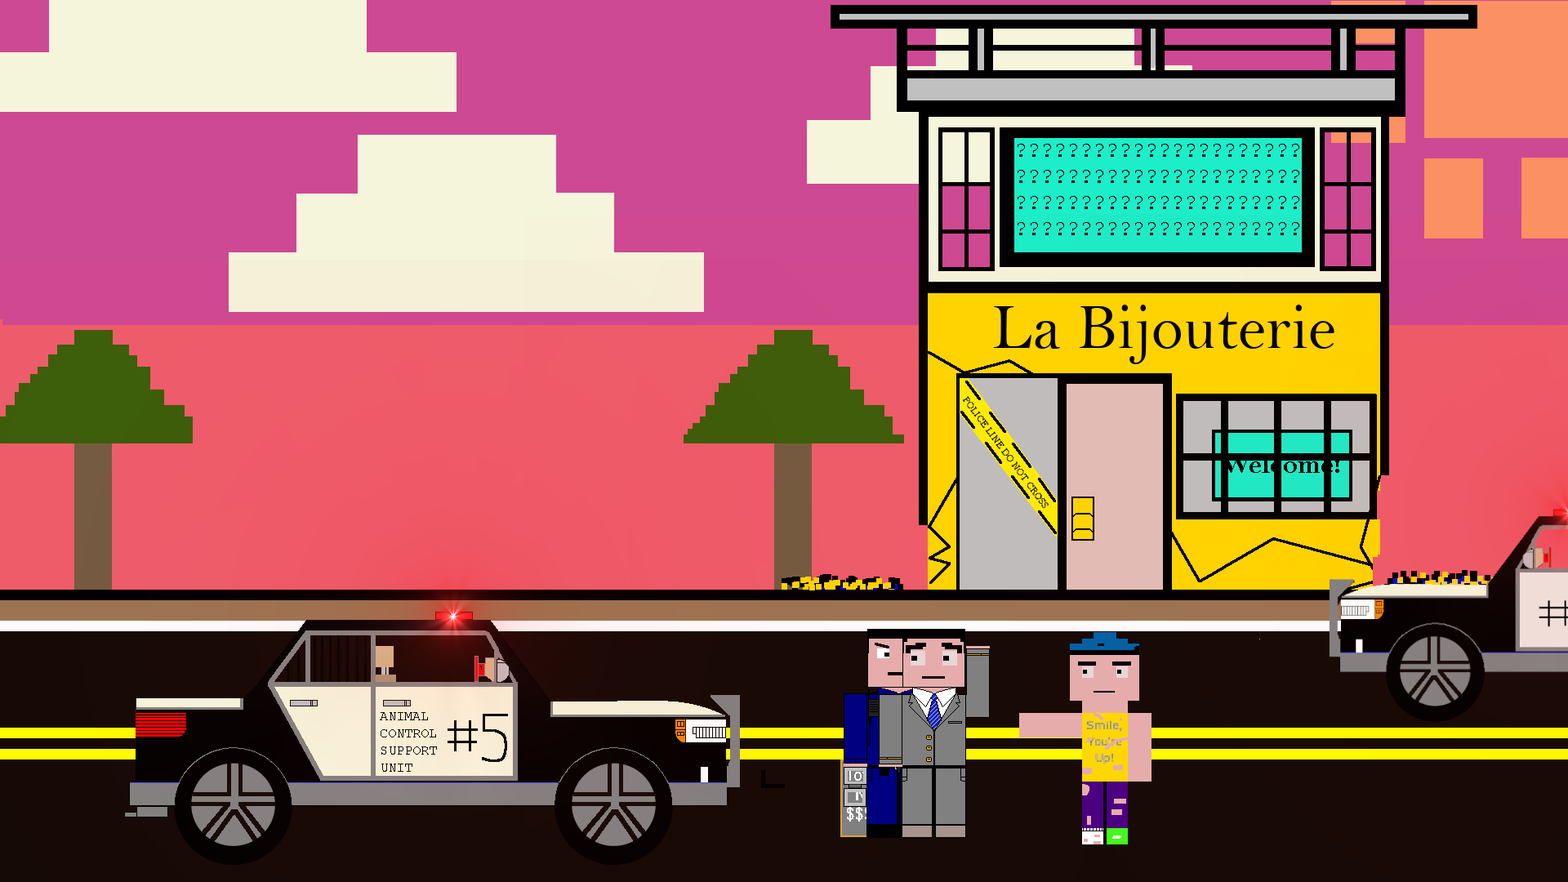
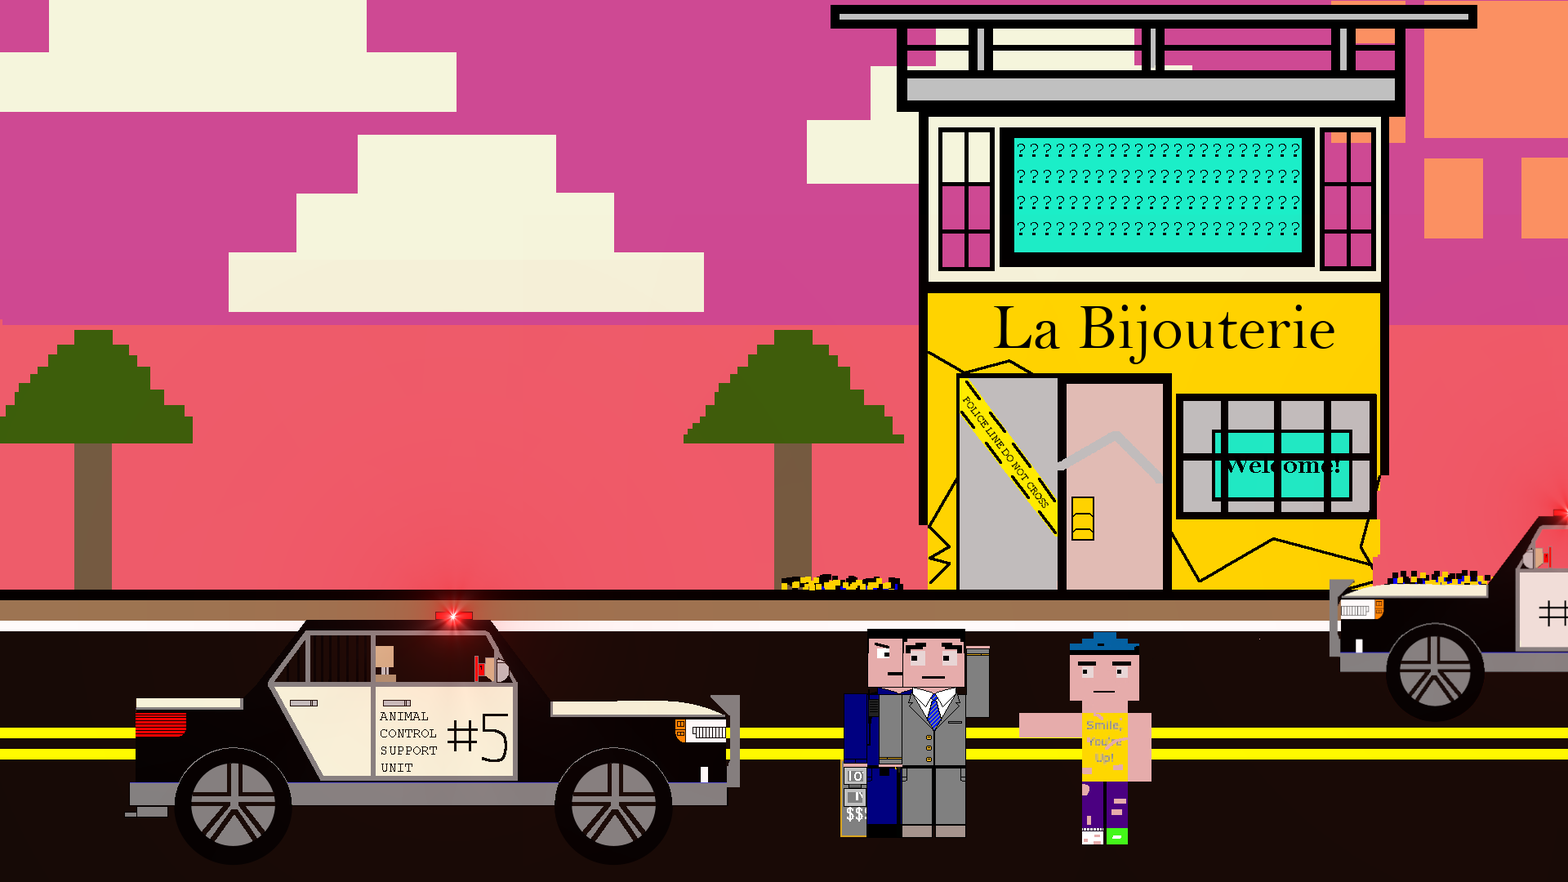
Comparing the layer stacks of the two 1568x882 images. Changes:
added layer "Background copy #8" above "Background copy #7" over [761, 431, 1163, 789]
hid "Background copy #7" over [761, 431, 1163, 789]